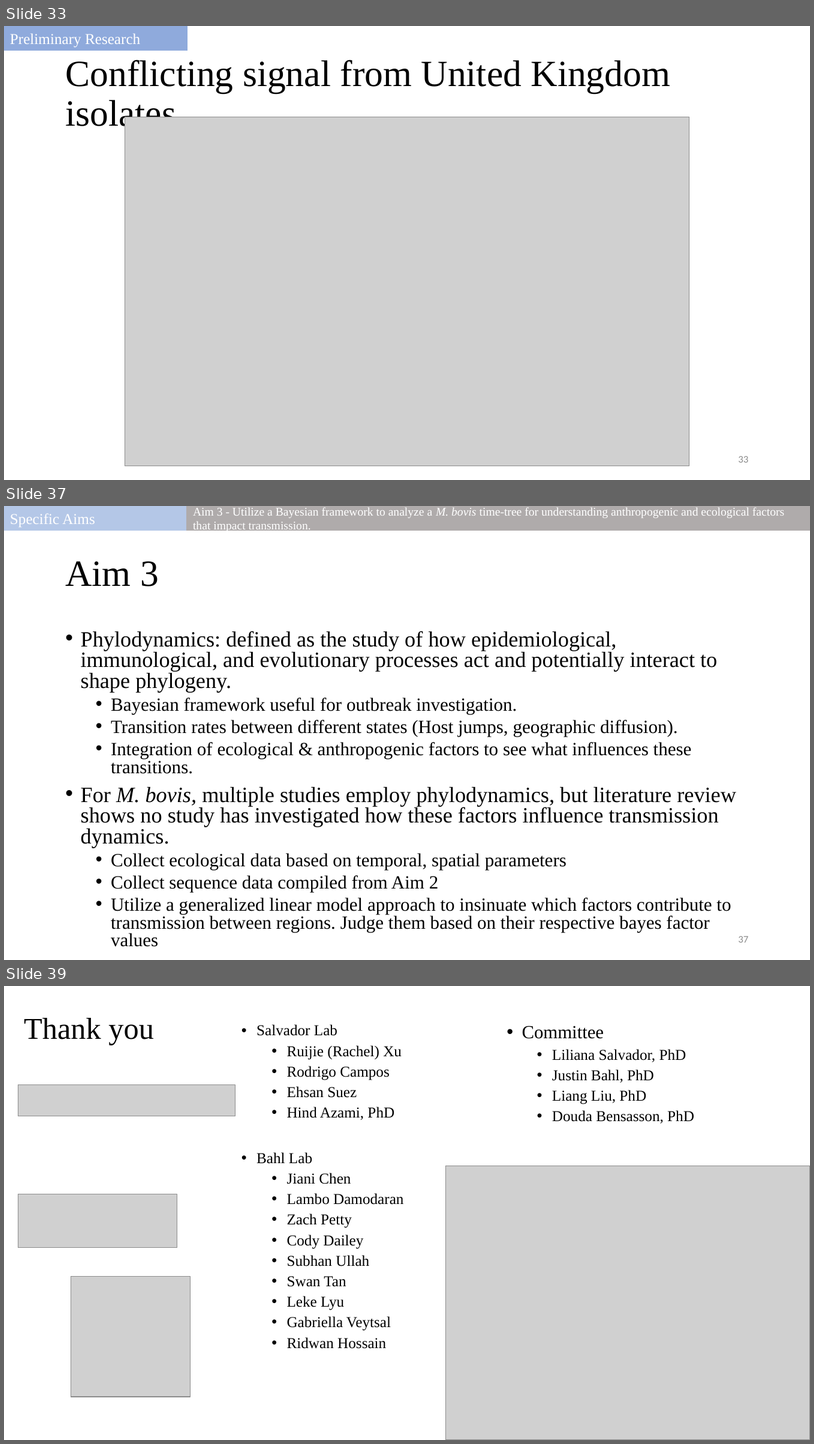
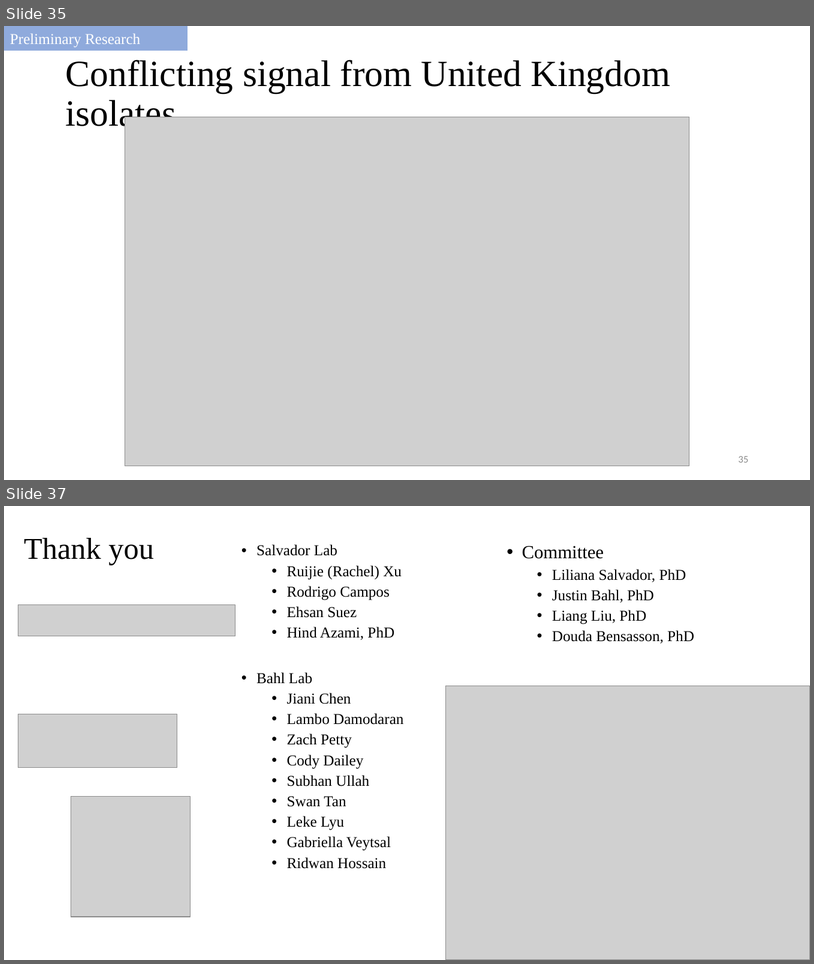
Before and after one commit to salvadorlab/Bovis-PangenomeOfReservoirs, a slide deck: Resources/2021_committeemeeting.pptx. Shown one above the other, each under a label of ours: slides 33, 37 and 39 before the commit, slides 35 and 37 after it; the slides between them are not shown. The pictures are 814x1444 and 814x964 pixels, drawn with LibreOffice and Linux fonts; fonts in the diff are those of the drawing; grey boxes stand for pictures. Boxes give left, top, right and bottom in pixels: in the first picture for what was removed or moved away, otherwise in the second. Text is boxed around its words. In the diff, an @@ line names an element or a change of style, - is before the commit and + after.

Commit message:
get data

```diff
--- a/Resources/2021_committeemeeting.pptx
+++ b/Resources/2021_committeemeeting.pptx
@@ slide 37 removed at bbox=[4, 506, 810, 960], background #FFFFFF @@
@@ rectangle removed at bbox=[4, 506, 188, 530] @@
-Specific Aims
@@ rectangle removed at bbox=[188, 506, 810, 530] @@
-Aim 3 - Utilize a Bayesian framework to analyze a M. bovis time-tree for understanding anthropogenic and ecological factors that impact transmission.
@@ title removed at bbox=[65, 561, 159, 586] @@
-Aim 3
@@ text removed at bbox=[81, 631, 737, 946] @@
-• Phylodynamics: defined as the study of how epidemiological, immunological, and evolutionary processes act and potentially interact to shape phylogeny.
-  • Bayesian framework useful for outbreak investigation.
-  • Transition rates between different states (Host jumps, geographic diffusion).
-  • Integration of ecological & anthropogenic factors to see what influences these transitions.
-• For M. bovis, multiple studies employ phylodynamics, but literature review shows no study has investigated how these factors influence transmission dynamics.
-  • Collect ecological data based on temporal, spatial parameters
-  • Collect sequence data compiled from Aim 2
-  • Utilize a generalized linear model approach to insinuate which factors contribute to transmission between regions. Judge them based on their respective bayes factor values
@@ page number removed at bbox=[738, 936, 749, 942] @@
-37
@@ what was slide 33 is now slide 35 @@
@@ page number at bbox=[738, 456, 749, 462]: text changed @@
-33
+35
@@ what was slide 39 is now slide 37 @@
```
Also in this commit, not shown: 2 slides changed, 6 slides added, 7 other slides removed, 5 other files.
